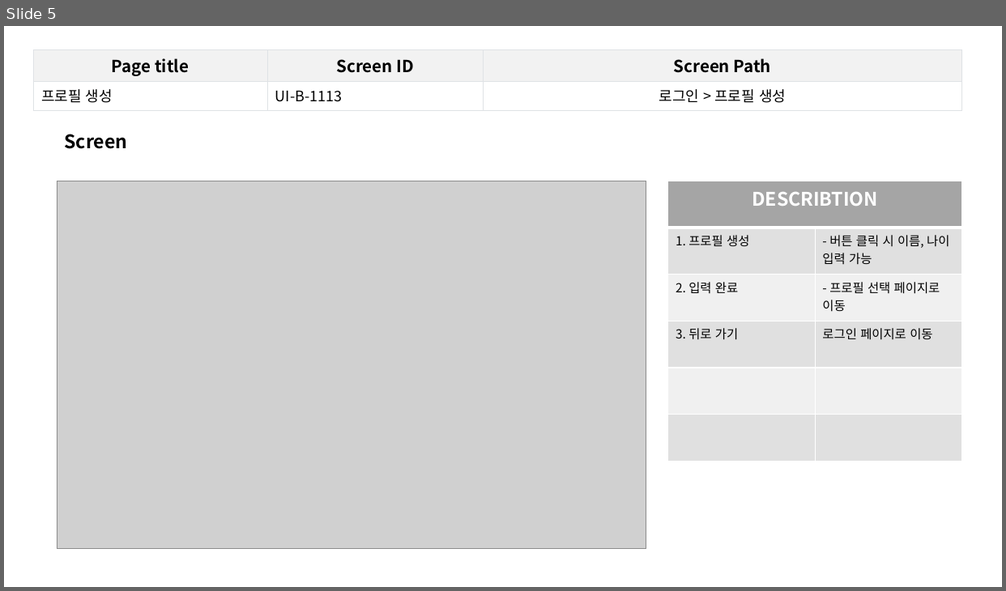
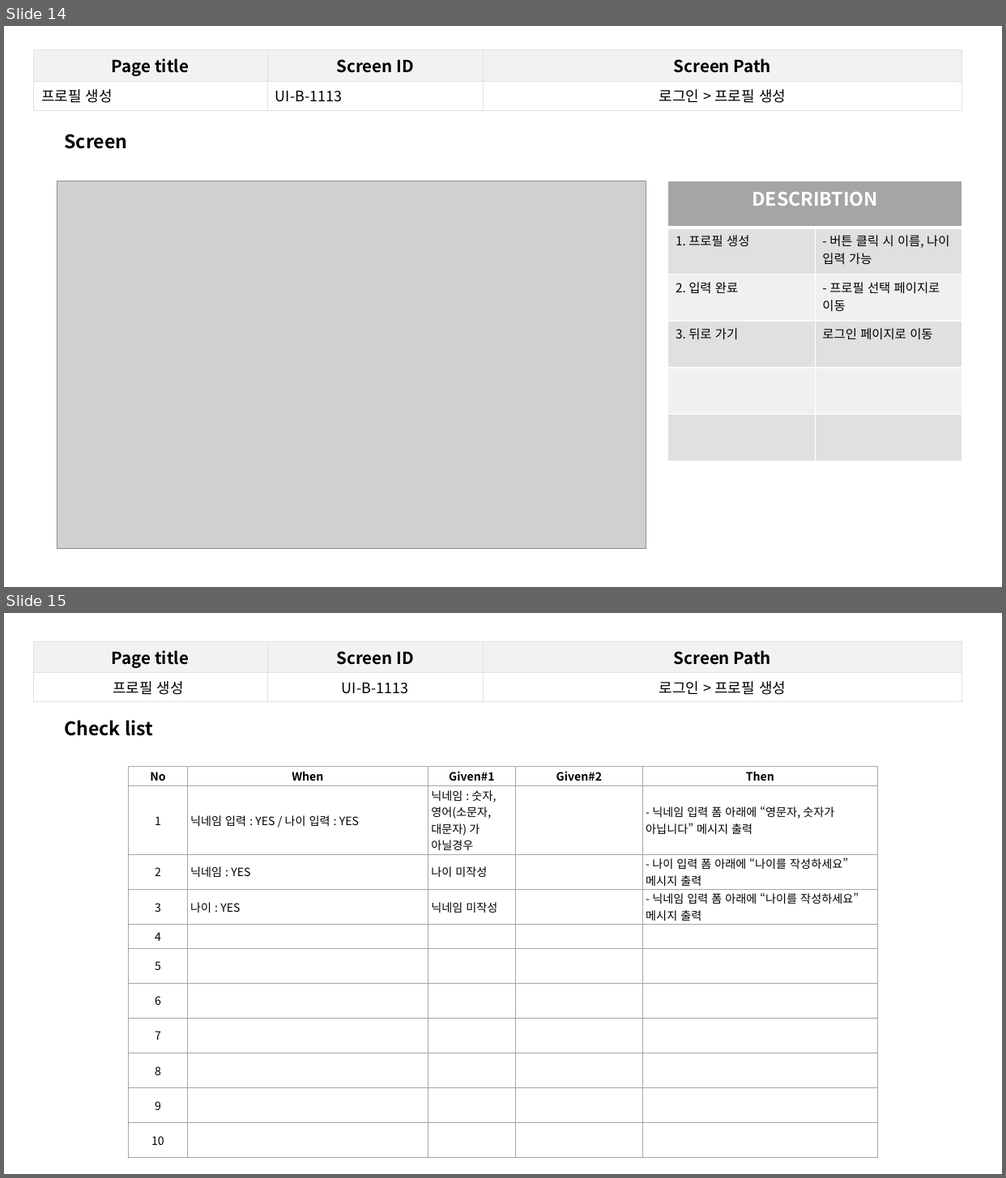
Before and after one commit to jes5918/dinory, a slide deck: 산출물/화면 정의서.pptx. Shown one above the other, each under a label of ours: slide 5 before the commit, slides 14 and 15 after it. The pictures are 1006x591 and 1006x1178 pixels, drawn with LibreOffice and Linux fonts; fonts in the diff are those of the drawing; grey boxes stand for pictures. Boxes give left, top, right and bottom in pixels: in the first picture for what was removed or moved away, otherwise in the second. Text is boxed around its words. In the diff, an @@ line names an element or a change of style, - is before the commit and + after.

```diff
--- a/산출물/화면 정의서.pptx
+++ b/산출물/화면 정의서.pptx
@@ slide 15 added at box(4, 613, 1002, 1174), background #FFFFFF @@
@@ table added at box(33, 641, 961, 698), 2 rows, 3 columns @@
+Page title | Screen ID | Screen Path
+프로필 생성 | UI-B-1113 | 로그인 > 프로필 생성
@@ text added at box(65, 720, 153, 736), 18 pt, text #000000, bold @@
+Check list
@@ table added at box(128, 766, 879, 1148), 11 rows, 5 columns @@
+No | When | Given#1 | Given#2 | Then
+1 | 닉네임 입력 : YES / 나이 입력 : YES | 닉네임 : 숫자,영어(소문자,대문자) 가 아닐경우 |  | - 닉네임 입력 폼 아래에 “영문자, 숫자가 아닙니다” 메시지 출력
+2 | 닉네임 : YES | 나이 미작성 |  | - 나이 입력 폼 아래에 “나이를 작성하세요” 메시지 출력
+3 | 나이 : YES | 닉네임 미작성 |  | - 닉네임 입력 폼 아래에 “나이를 작성하세요” 메시지 출력
+4 |  |  |  | 
+5 |  |  |  | 
+6 |  |  |  | 
+7 |  |  |  | 
+8 |  |  |  | 
+9 |  |  |  | 
+10 |  |  |  | 
@@ what was slide 5 is now slide 14 @@
```
Also in this commit, not shown: 5 slides changed, 10 other slides added, 5 other files.
